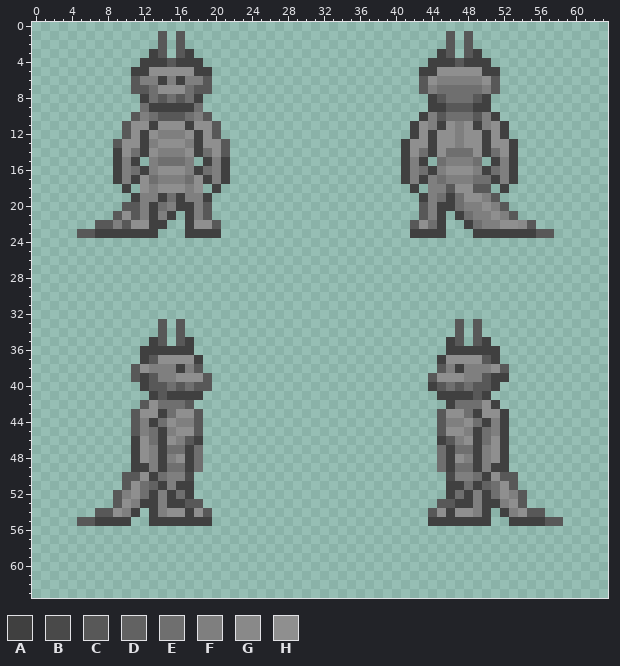
One commit to this pixel-art sprite: Resources/Textures/Mobs/Animals/kobold.rsi/kobold.png. The picture above is the old version.
The file is 64x64 pixels. Pixels under 10% opacity are left out. Colours within 5 levels of each other are drawn and written as one.
Palette (. is transparent): A #404040  B #494949  C #585858  D #626262  E #6f6f6f  F #7f7f7f  G #898989  H #8f8f8f
After:
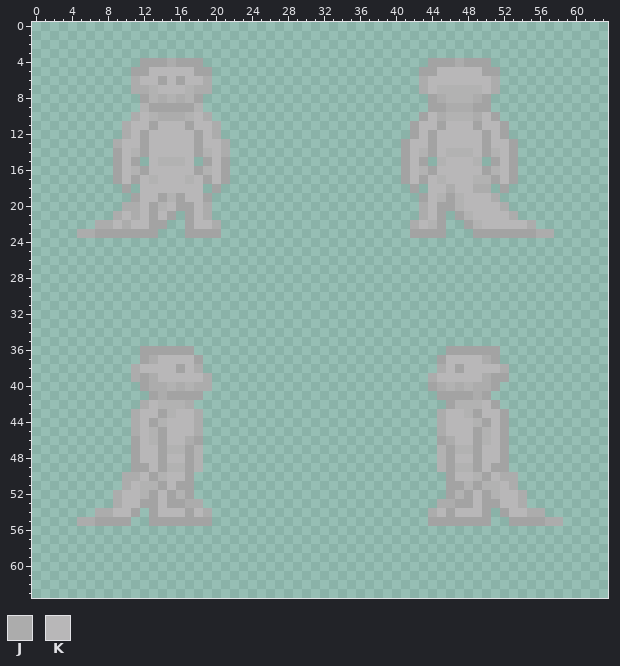
Colours new in this view: J #acacac  K #b8b7b8
Difference:
@@ palette @@
-A #404040
+A #a3a3a3
-E #6f6f6f
+E #b2b2b2
@@ x 0..63 @@
  0 ................................................................
- 1 ..............C.C.............................C.C...............
- 2 ..............C.C.............................C.C...............
- 3 .............AC.CA...........................AC.CA..............
- 4 ............AAACAAA.........................AAACAAA.............
- 5 ...........AAHHHHHAA.......................AAHHHHHAA............
- 6 ...........CFFAFAFFC.......................CHFFFFFHC............
- 7 ...........CCEHHHECC.......................CFEEEEEFC............
- 8 ............AECECEA.........................ACEEECA.............
- 9 ............EAAAAAE.........................AACCCAA.............
-10 ...........CFECCCEFC.......................AFCEEECFA............
-11 ..........CHHAHHHAHHC.....................AHFAHFHAFHA...........
-12 ..........CHAHFFFHAHC.....................AHAHHFHHAHA...........
-13 .........CHHAFHHHFAHHC...................AHHAHHFHHAHHA..........
-14 .........AHEAHFFFHAEHC...................AHEAHEEEHAEHA..........
-15 .........AFA.FEEEF.AFA...................AFA.EFFFE.AFA..........
-16 .........AFEAFHHHFAEFA...................AFEAFHHHFAEFA..........
-17 .........AFAHEFFFEHAFA...................AFAFEFFFEEAFA..........
-18 ..........A.HFHHHFH.A.....................A.FFCHHCC.A...........
-19 ...........AFFAEAFFA.......................AFEAEHHFC............
-20 ..........CCFAEFAAFC.......................CFAAEFFHFC...........
-21 .........CHCFAFA.AFC.......................CFA.AEFFHFC..........
-22 .......CCFCHHAA..AHHC.....................CHEA..AEFFHHGC........
-23 .....CCAAAAAAA...AAAA.....................AAAA...AAAAAAACC......
+ 1 ................................................................
+ 2 ................................................................
+ 3 ................................................................
+ 4 ............AAAJAAA.........................AAAJAAA.............
+ 5 ...........AAKKKKKAA.......................AAKKKKKAA............
+ 6 ...........JKKAKAKKJ.......................JKKKKKKKJ............
+ 7 ...........JJEKKKEJJ.......................JKEEEEEKJ............
+ 8 ............AEJEJEA.........................AJEEEJA.............
+ 9 ............EAAAAAE.........................AAJJJAA.............
+10 ...........JKEJJJEKJ.......................AKJEEEJKA............
+11 ..........JKKAKKKAKKJ.....................AKKAKKKAKKA...........
+12 ..........JKAKKKKKAKJ.....................AKAKKKKKAKA...........
+13 .........JKKAKKKKKAKKJ...................AKKAKKKKKAKKA..........
+14 .........AKEAKKKKKAEKJ...................AKEAKEEEKAEKA..........
+15 .........AKA.KEEEK.AKA...................AKA.EKKKE.AKA..........
+16 .........AKEAKKKKKAEKA...................AKEAKKKKKAEKA..........
+17 .........AKAKEKKKEKAKA...................AKAKEKKKEEAKA..........
+18 ..........A.KKKKKKK.A.....................A.KKJKKJJ.A...........
+19 ...........AKKAEAKKA.......................AKEAEKKKJ............
+20 ..........JJKAEKAAKJ.......................JKAAEKKKKJ...........
+21 .........JKJKAKA.AKJ.......................JKA.AEKKKKJ..........
+22 .......JJKJKKAA..AKKJ.....................JKEA..AEKKKKKJ........
+23 .....JJAAAAAAA...AAAA.....................AAAA...AAAAAAAJJ......
 24 ................................................................
@@ x 0..63 @@
 32 ................................................................
-33 ..............C.C..............................C.C..............
-34 ..............C.C..............................C.C..............
-35 .............AC.CA............................AC.CA.............
+33 ................................................................
+34 ................................................................
+35 ................................................................
 36 ............AAAAAA............................AAAAAA............
-37 ............ACHHHHA..........................AHHHHCA............
-38 ...........CHFFFAFC..........................CFAFFFHC...........
-39 ...........CACFFHHHC........................CHHHFFCAA...........
-40 ............ACCECECC........................ACECECCA............
-41 .............ACAAAA..........................AAAACA.............
-42 ............CHEEEC............................AEEEHA............
-43 ...........CHHAEHHC..........................CHHEAHHA...........
-44 ...........CFAEHFFC..........................CFFHEAFA...........
-45 ...........CFEAFHHC..........................CHHFAEFA...........
-46 ...........AHEAHFCA..........................ACFHAEHA...........
-47 ...........AHFAEEAE..........................EAEEAFHA...........
-48 ...........AHFAFHAE..........................EAHFAFHA...........
-49 ...........AAFAEEAE..........................EAEEAFAA...........
-50 ..........CCHAEFFB............................BFFEAHCC..........
-51 ..........CHEDAFAA............................AAEADEHC..........
-52 .........CFHEAFAEA............................AEAFAEHFC.........
-53 .........CHFAAFAACC..........................CCAAFAAFHC.........
-54 .......CCHFA.AFHHAHC........................CHAHHFA.AFHCC.......
-55 .....CCAAAA..AAAAAAA........................AAAAAAA..AAAACC.....
+37 ............AJKKKKA..........................AKKKKJA............
+38 ...........JKKKKAKJ..........................JKAKKKKJ...........
+39 ...........JAJKKKKKJ........................JKKKKKJAA...........
+40 ............AJJEJEJJ........................AJEJEJJA............
+41 .............AJAAAA..........................AAAAJA.............
+42 ............JKEEEJ............................AEEEKA............
+43 ...........JKKAEKKJ..........................JKKEAKKA...........
+44 ...........JKAEKKKJ..........................JKKKEAKA...........
+45 ...........JKEAKKKJ..........................JKKKAEKA...........
+46 ...........AKEAKKJA..........................AJKKAEKA...........
+47 ...........AKKAEEAE..........................EAEEAKKA...........
+48 ...........AKKAKKAE..........................EAKKAKKA...........
+49 ...........AAKAEEAE..........................EAEEAKAA...........
+50 ..........JJKAEKKA............................AKKEAKJJ..........
+51 ..........JKEEAKAA............................AAEAEEKJ..........
+52 .........JKKEAKAEA............................AEAKAEKKJ.........
+53 .........JKKAAKAAJJ..........................JJAAKAAKKJ.........
+54 .......JJKKA.AKKKAKJ........................JKAKKKA.AKKJJ.......
+55 .....JJAAAA..AAAAAAA........................AAAAAAA..AAAAJJ.....
 56 ................................................................
Where, in picture pixels (left, top, right, bottom), the same in both pictures:
changed: (77, 31, 230, 238)
changed: (401, 31, 554, 238)
changed: (77, 319, 212, 526)
changed: (428, 319, 563, 526)
